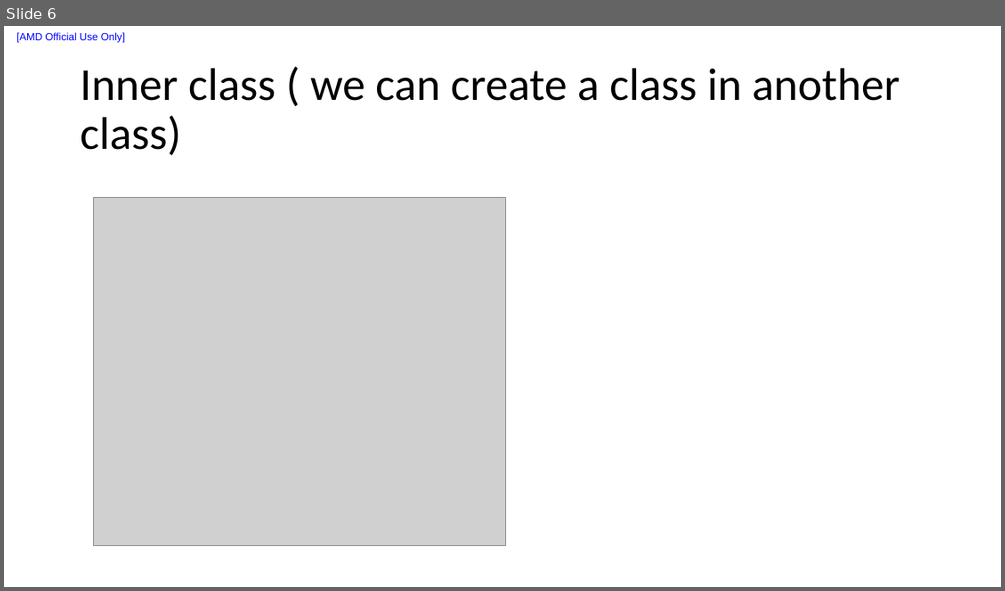
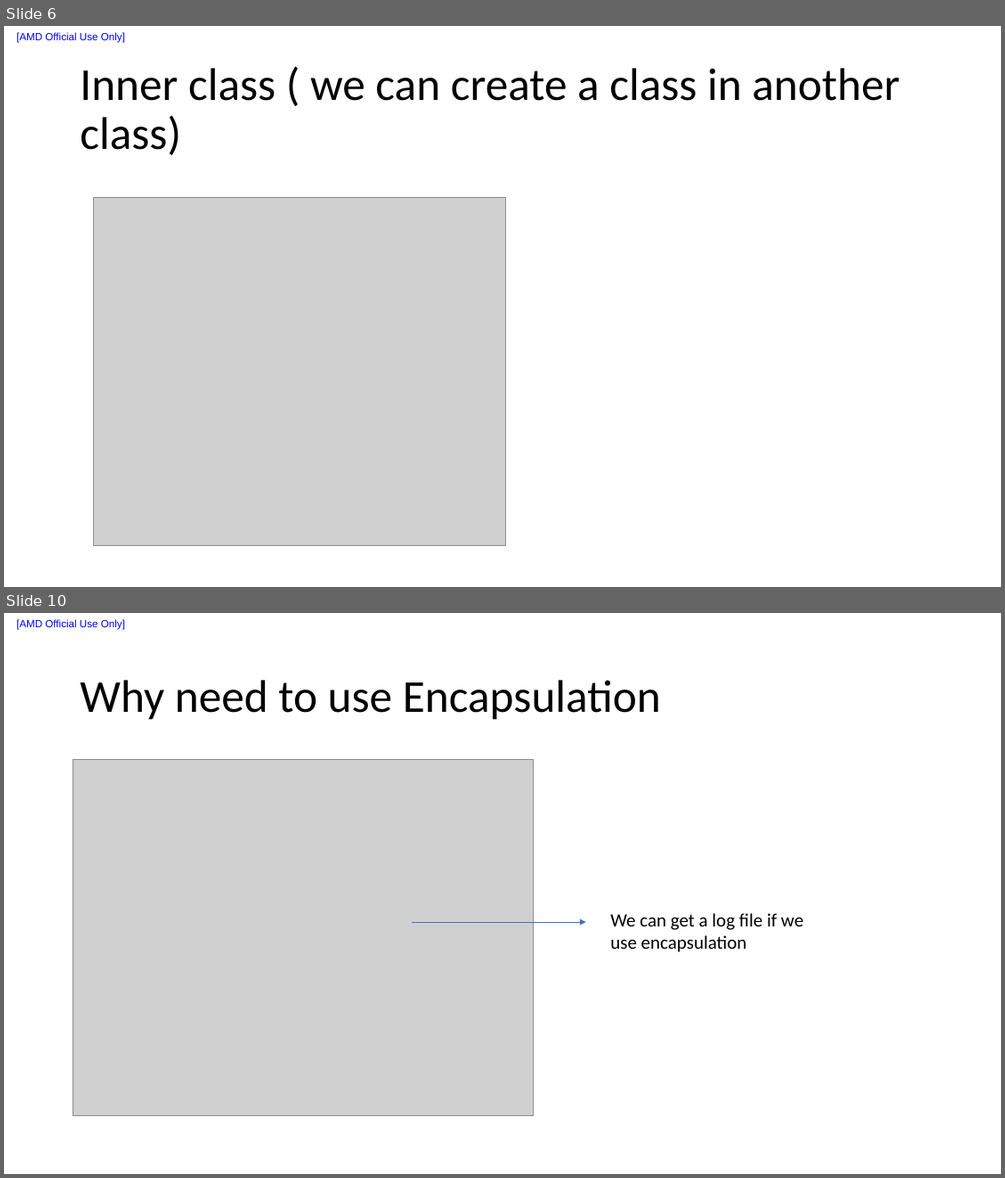
Before and after one commit to liuxu-github-ui/Java, a slide deck: Java_notes.pptx. Shown one above the other, each under a label of ours: slide 6 before the commit, slides 6 and 10 after it; the slides between them are not shown. The pictures are 1005x591 and 1005x1178 pixels, drawn with LibreOffice and Linux fonts; fonts in the diff are those of the drawing; grey boxes stand for pictures. Boxes give left, top, right and bottom in pixels: in the first picture for what was removed or moved away, otherwise in the second. Text is boxed around its words. In the diff, an @@ line names an element or a change of style, - is before the commit and + after.

```diff
--- a/Java_notes.pptx
+++ b/Java_notes.pptx
@@ slide 10 added at (x1=4, y1=613, x2=1001, y2=1174), background #FFFFFF; not listed: 1 template element that a slide beside it also shows @@
@@ title added at (x1=80, y1=680, x2=661, y2=720), 44 pt, text #000000 @@
+Why need to use Encapsulation
@@ picture added at (x1=73, y1=760, x2=534, y2=1116) @@
@@ arrow added from (413, 922) to (586, 922), #4472C4 0.5 pt @@
@@ text added at (x1=610, y1=913, x2=803, y2=952), 18 pt, text #000000 @@
+We can get a log file if we use encapsulation
```
Also in this commit, not shown: 4 other slides added.
